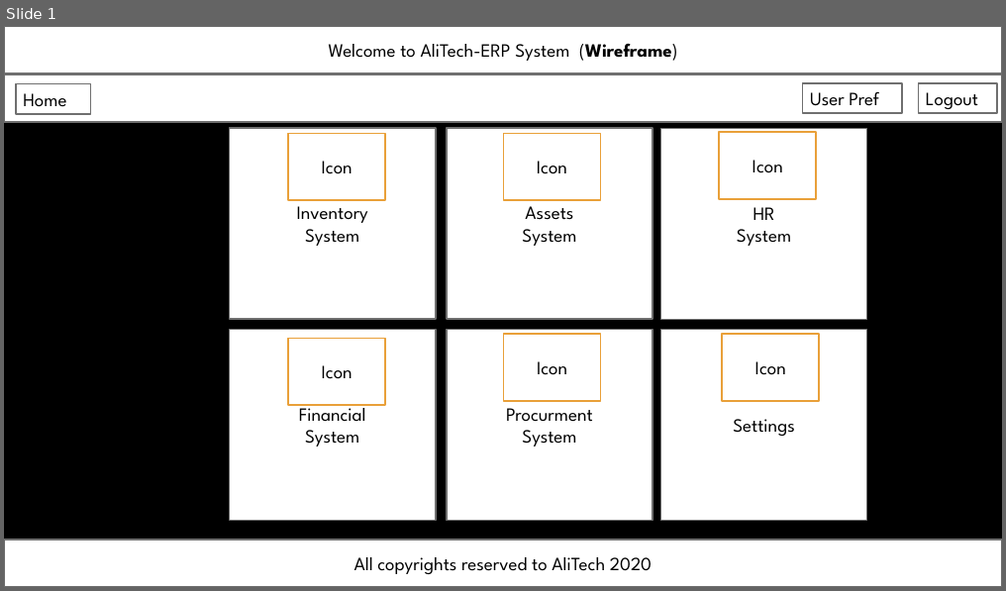
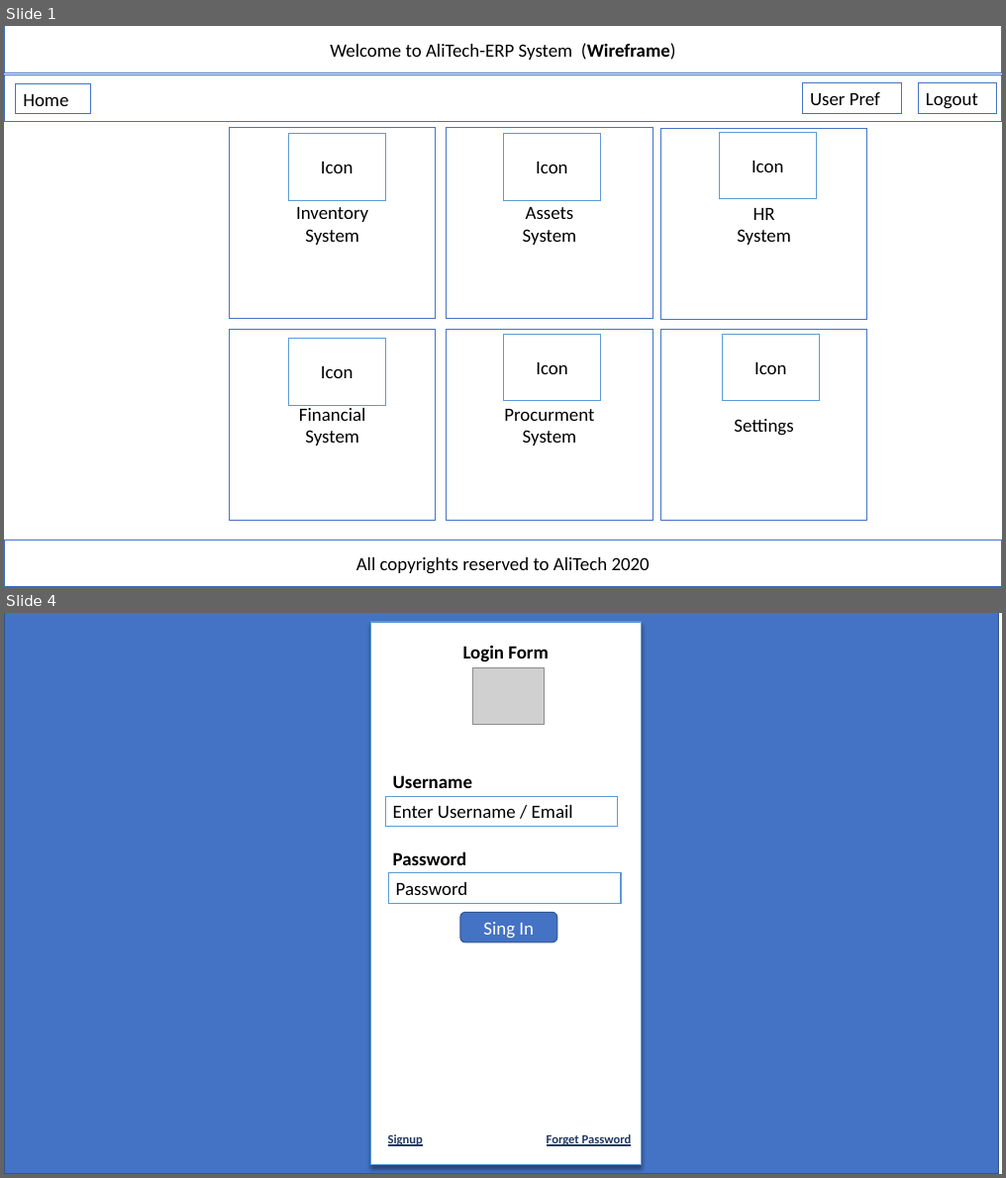
Before and after one commit to jalalkiswani-training/c5-upskilling-web, a slide deck: figures.pptx. Shown one above the other, each under a label of ours: slide 1 before the commit, slides 1 and 4 after it; the slides between them are not shown. The pictures are 1006x591 and 1006x1178 pixels, drawn with LibreOffice and Linux fonts; fonts in the diff are those of the drawing; grey boxes stand for pictures; background and template pictures are left out. Boxes give left, top, right and bottom in pixels: in the first picture for what was removed or moved away, otherwise in the second. Text is boxed around its words. In the diff, an @@ line names an element or a change of style, - is before the commit and + after.

```diff
--- a/figures.pptx
+++ b/figures.pptx
@@ slide 4 added at box(4, 613, 1002, 1174), background #FFFFFF @@
@@ rectangle added at box(4, 613, 998, 1174), fill #4472C4, outline #325491 1 pt @@
@@ group added at box(371, 622, 642, 1165): 5 texts, 3 rectangles, 1 rounded rectangle, 1 picture @@
+Enter Username / Email
+Password
+Sing In
+Signup
+Forget Password
+Login Form
+Username
+Password
@@ slide 1 changed as well @@
@@ background picture (left out) to #FFFFFF @@
@@ rectangle at box(4, 75, 1002, 122): outline #6F6F6F 1.5 pt to #4472C4 1 pt @@
@@ font League Spartan to Calibri; outline #6F6F6F 1.5 pt to #4472C4 1 pt in 11 elements at box(4, 26, 1002, 74), box(919, 82, 997, 113), box(4, 541, 1002, 587), box(230, 330, 436, 521), box(230, 128, 436, 319), box(447, 128, 652, 319), box(661, 129, 867, 319), box(447, 330, 652, 521), box(661, 330, 867, 521), box(803, 82, 902, 113), box(16, 83, 91, 113) @@
@@ font League Spartan to Calibri; outline #E9A039 1.5 pt to #5B9BD5 1 pt in 6 elements at box(288, 134, 386, 200), box(503, 134, 601, 200), box(719, 132, 816, 199), box(288, 338, 386, 405), box(503, 335, 601, 401), box(722, 335, 819, 401) @@
```
Also in this commit, not shown: 2 other slides changed, 6 other files.
